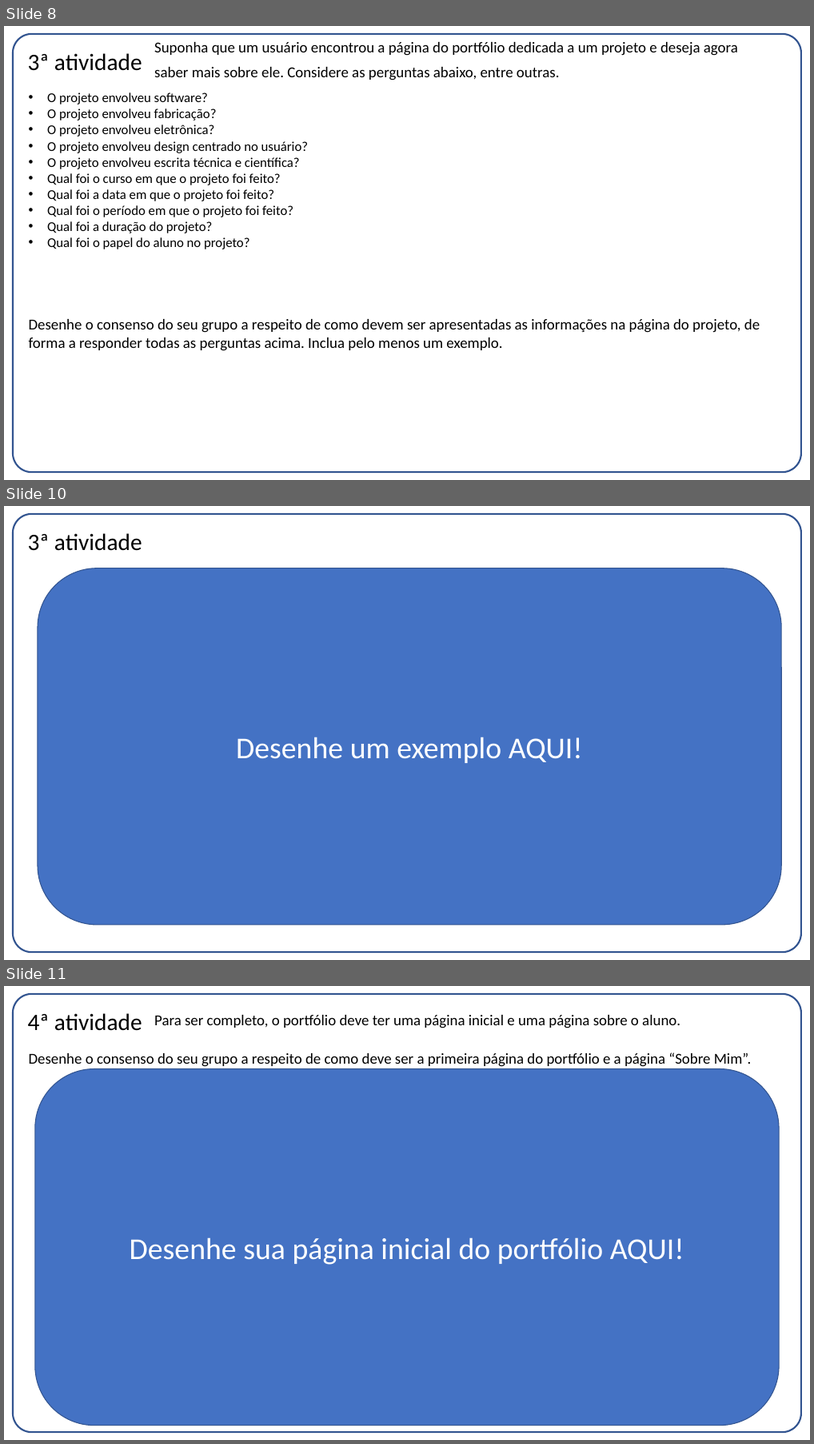
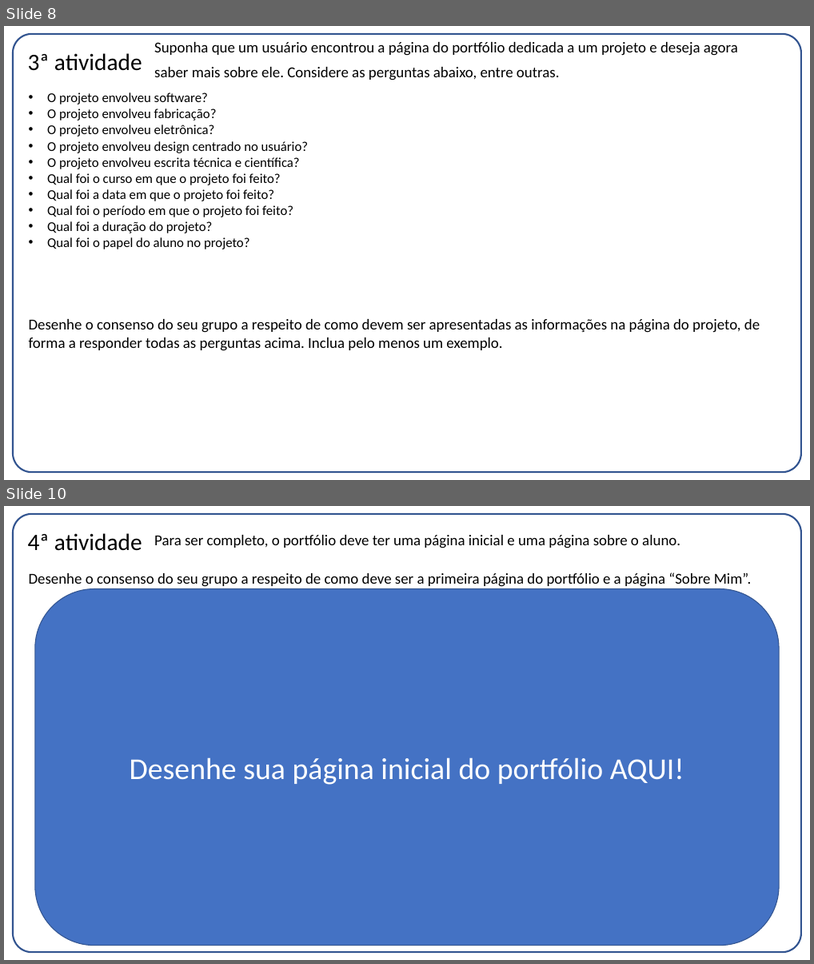
Before and after one commit to pilnikthomas/CDA_P1, a slide deck: Entrega02.pptx. Shown one above the other, each under a label of ours: slides 8, 10 and 11 before the commit, slides 8 and 10 after it; the slides between them are not shown. The pictures are 814x1444 and 814x964 pixels, drawn with LibreOffice and Linux fonts; fonts in the diff are those of the drawing. Boxes give left, top, right and bottom in pixels: in the first picture for what was removed or moved away, otherwise in the second. Text is boxed around its words. In the diff, an @@ line names an element or a change of style, - is before the commit and + after.

```diff
--- a/Entrega02.pptx
+++ b/Entrega02.pptx
@@ slide 10 removed at (x1=4, y1=506, x2=810, y2=960), background #FFFFFF; not listed: 1 template element that a slide beside it also shows @@
@@ title removed at (x1=28, y1=533, x2=142, y2=551) @@
-3ª atividade
@@ rounded rectangle removed at (x1=38, y1=568, x2=782, y2=924) @@
-Desenhe um exemplo AQUI!
@@ what was slide 11 is now slide 10 @@
```
Also in this commit, not shown: 3 slides changed.
